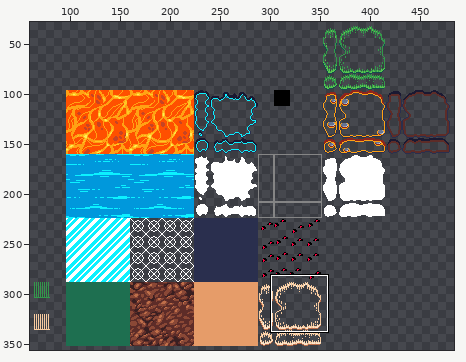
Two versions of one pixel-art file, core/assets/ase/biome_gen.ase. The picture above shows the old version from afar; the outline marks the close-up.
Close-up. Old version:
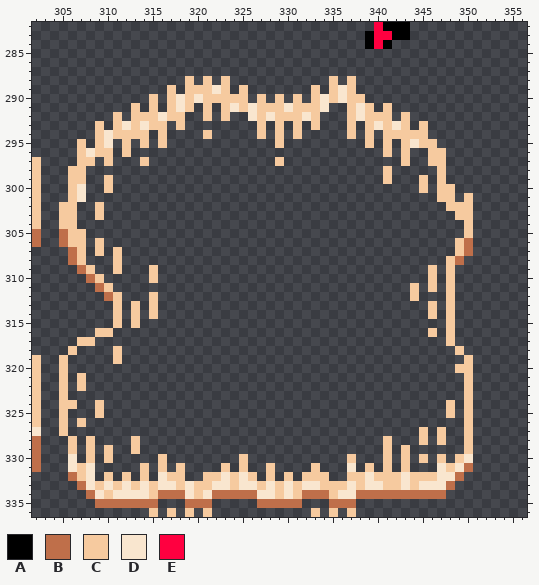
512x512 pixels, 1 frame. Shown: x 302..356, y 282..336. The wide view leaves out empty margins.
Palette (. is transparent): A #000000  B #bf6f4a  C #f6ca9f  D #f9e6cf  E #ff0040
Pixels before (only the part around the change), first column x 302:
282 ......................................EAAA.............
283 .....................................AEEAA.............
284 .....................................AEA...............
285 .......................................................
286 .......................................................
287 .......................................................
288 .................C.C.C...........C.C...................
289 ...............C.CCCDC.C.......C.CDC...................
290 .............C.CDCDCCCCC.C.C.C.CDCDCC..................
291 ...........C.C.CDC.C.CDCDCCCDCCCD..CDC.C...............
292 .........C.CCCDCC..C.C..DCDCCCDC...CDCCC.C.............
293 .......C.CDCDCC.C........C.C.C.C...C.CDCDC.C...........
294 .......CDCCCC.C....C.....C.C.C.....C.C.CCCCC...........
295 .....C.CD.C.C.C............C.........C.C.CDCC..........
296 .....CDCC.C............................C.C..CC.........
297 C....CC.C...C..............C.............C..CC.........
298 C...CC.................................C.....C.........
299 C...CC..C..............................C...C.C.........
300 C...CD..C..................................C.CC........
301 C...CD.......................................CC.C......
302 C..CC..C......................................CCC......
303 C..CC..C.......................................CC......
304 C..CC...........................................C......
305 B..BCC..........................................C......
306 B..BCC.C.......................................CB......
307 ....BC.C.C.....................................CB......
308 ....BC...C....................................CB.......
309 .....BC..C...C..............................C.C........
310 ......BC.....C..............................C.C........
311 .......BC.................................C.C.C........
312 ........BC...C............................C...C........
313 .........C.C.C..............................C.C........
314 .........C.C.C..............................C.C........
315 .........C.C..................................C........
316 .......CC...................................C.C........
317 .....CC.......................................C........
318 ....C....C.....................................C.......
319 C..C.....C......................................C......
320 C..C...........................................CC......
321 C..C.C..........................................C......
322 C..C.C..........................................C......
323 C..C............................................C......
324 C..CC..C......................................C.C......
325 C..C...C......................................C.C......
326 C..C.C..........................................C......
327 D..C.......................................C.C..C......
328 B...C.C....C...........................C...C.C..C......
329 B...C.C.C..C...........................C.C......C......
330 B...D.C.C.....C........C...........C...C.C.C.C.CD......
331 B...DCD.....C.C.C....C.C..C....C...D.C.C.C...DCDB......
332 ....BCD.C.C.C.DCC..CCDCDC.C.C.CCC..CCDCCCDCCCDDB.......
333 .....BDCDCDCDCDDCDCCDDCDDCDCDCDDCCCDCDDCCDCDDDB........
334 ......BDCDDDDCBBBDCDBBBBBDDCDCBBBCDDBBBBBBBBBB.........
335 .......BBBBBBB...BBB.....BBBBB...BBB...................
336 .............C.C.C.C...........C.C.C...................
And afterwards:
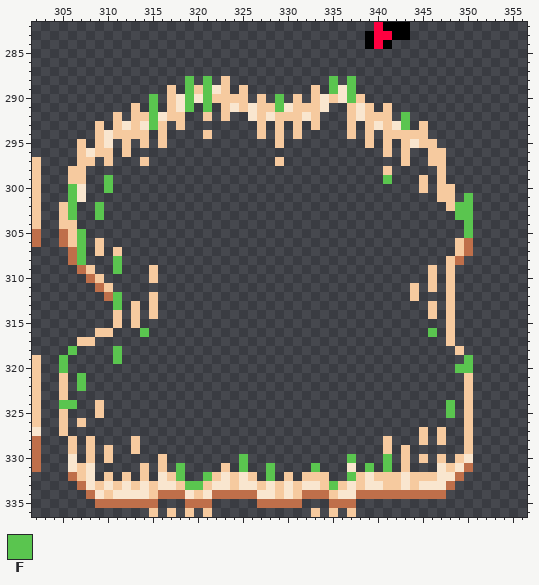
Colours new in this view: F #5ac54f
Changes in this commit:
Changed rows in their new state; - is an unchanged pixel.
Layer "tiles":
first column x 315:
288 ----F-F-------------F-F------
289 ----F-F-------------F-F------
290 F---F-F-------F-------F------
291 F---F-F-------F--------------
292 F---------------------------F
293 F---------------------------F
first column x 305:
299 -----F------------------------------F---------
300 -F---F----------------------------------------
301 -F-------------------------------------------F
302 -F--F---------------------------------------FF
303 -F--F---------------------------------------FF
304 ---------------------------------------------F
305 --F------------------------------------------F
306 --F-------------------------------------------
307 --F-------------------------------------------
308 --F---F---------------------------------------
309 ------F---------------------------------------
312 ------F---------------------------------------
313 ------F---------------------------------------
316 ---------F-------------------------------F----
318 -F----F---------------------------------------
319 F-----F--------------------------------------F
320 F-------------------------------------------FF
321 --F-------------------------------------------
322 --F-------------------------------------------
324 FF-----------------------------------------F--
325 -------------------------------------------F--
first column x 318:
330 -------F-----------F---F
331 F------F--F----F-----F-F
332 F--F------F--------F----
333 -FF--------------F------
